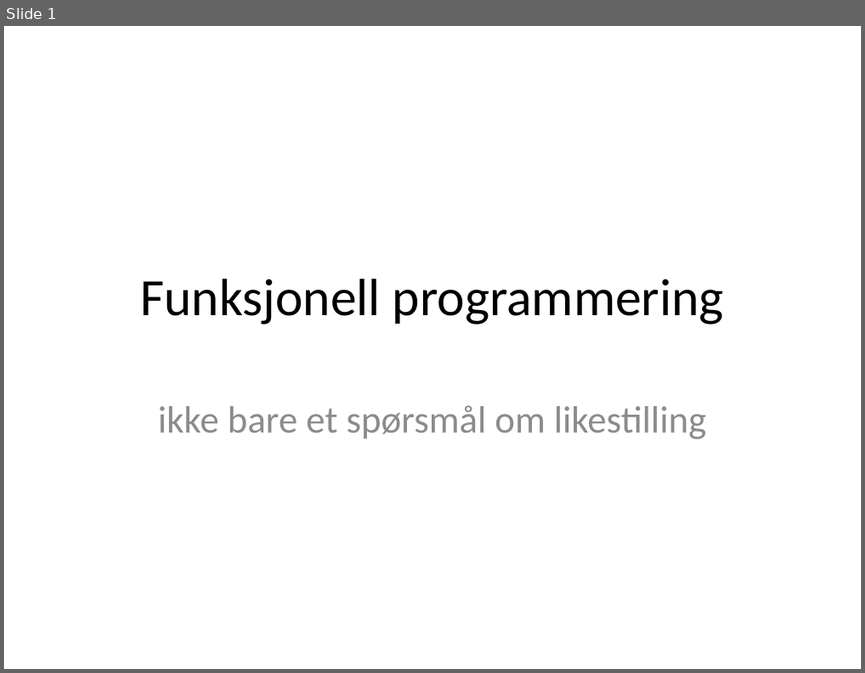
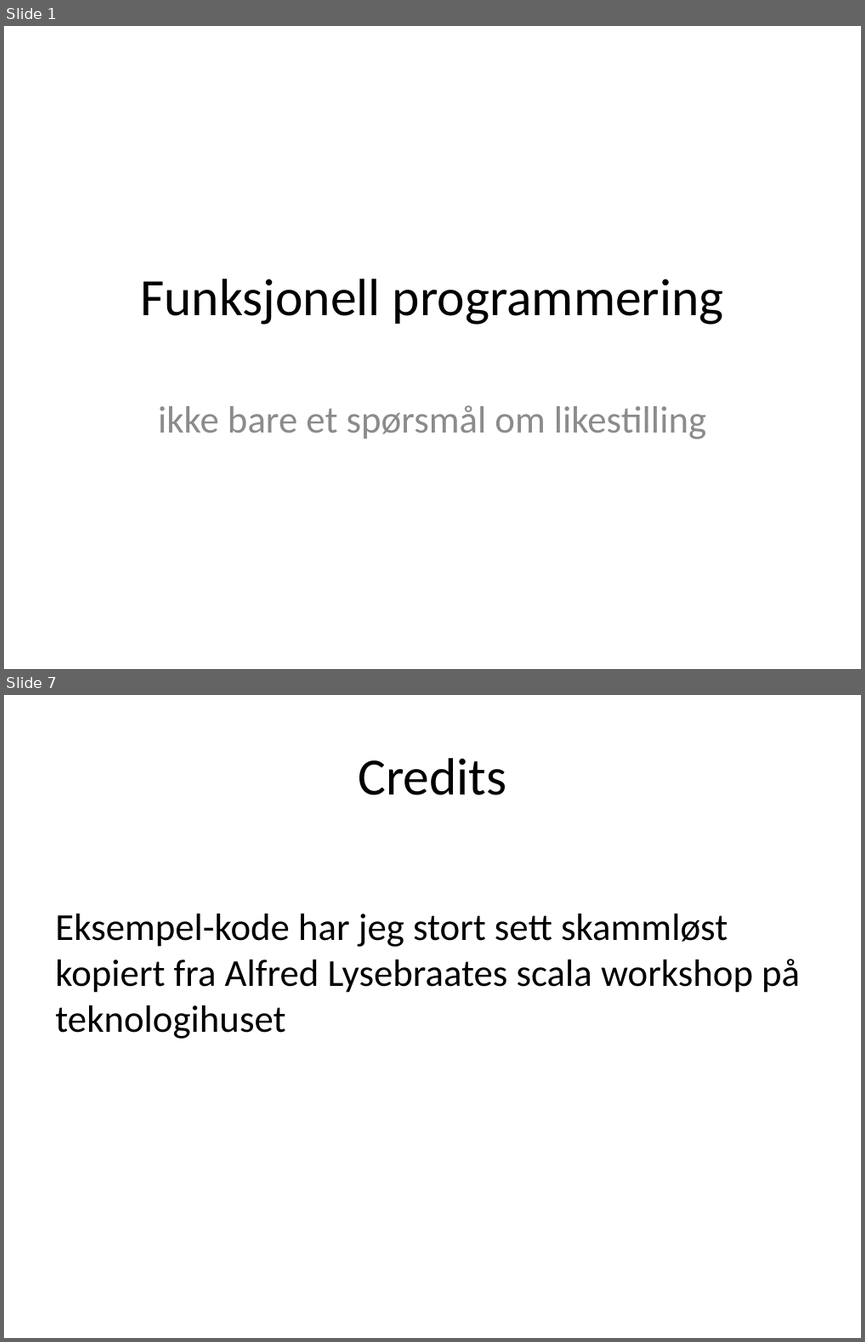
Before and after one commit to janeriksvendsen/functionalprogramming0, a slide deck: presentation/FunctionalProgramming0.pptx. Shown one above the other, each under a label of ours: slide 1 before the commit, slides 1 and 7 after it; the slides between them are not shown. The pictures are 865x673 and 865x1342 pixels, drawn with LibreOffice and Linux fonts; fonts in the diff are those of the drawing. Boxes give left, top, right and bottom in pixels: in the first picture for what was removed or moved away, otherwise in the second. Text is boxed around its words. In the diff, an @@ line names an element or a change of style, - is before the commit and + after.

```diff
--- a/presentation/FunctionalProgramming0.pptx
+++ b/presentation/FunctionalProgramming0.pptx
@@ slide 7 added at (x1=4, y1=695, x2=861, y2=1338), background #FFFFFF @@
@@ title added at (x1=358, y1=758, x2=506, y2=795), 44 pt, text #000000 @@
+Credits
@@ text added at (x1=55, y1=913, x2=800, y2=1038), 32 pt, text #000000 @@
+Eksempel-kode har jeg stort sett skammløst kopiert fra Alfred Lysebraates scala workshop på teknologihuset
```
Also in this commit, not shown: 3 slides changed, 10 other slides added, 3 slides removed, 1 other file.
